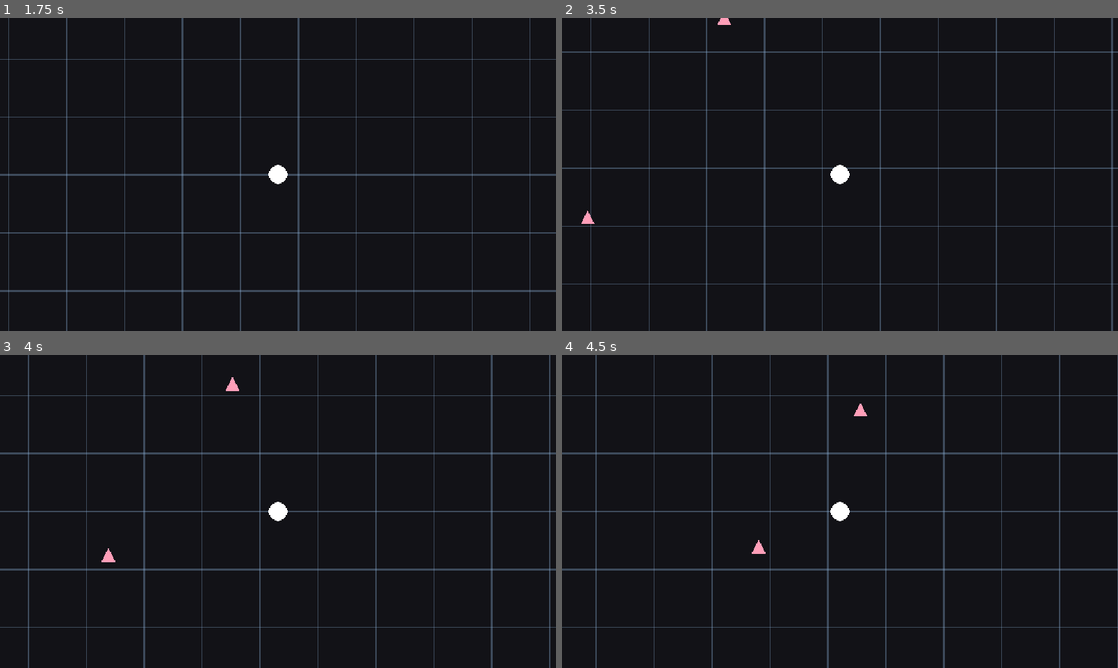
Above: before the commit, frames 1-4 (two rows, left to right).
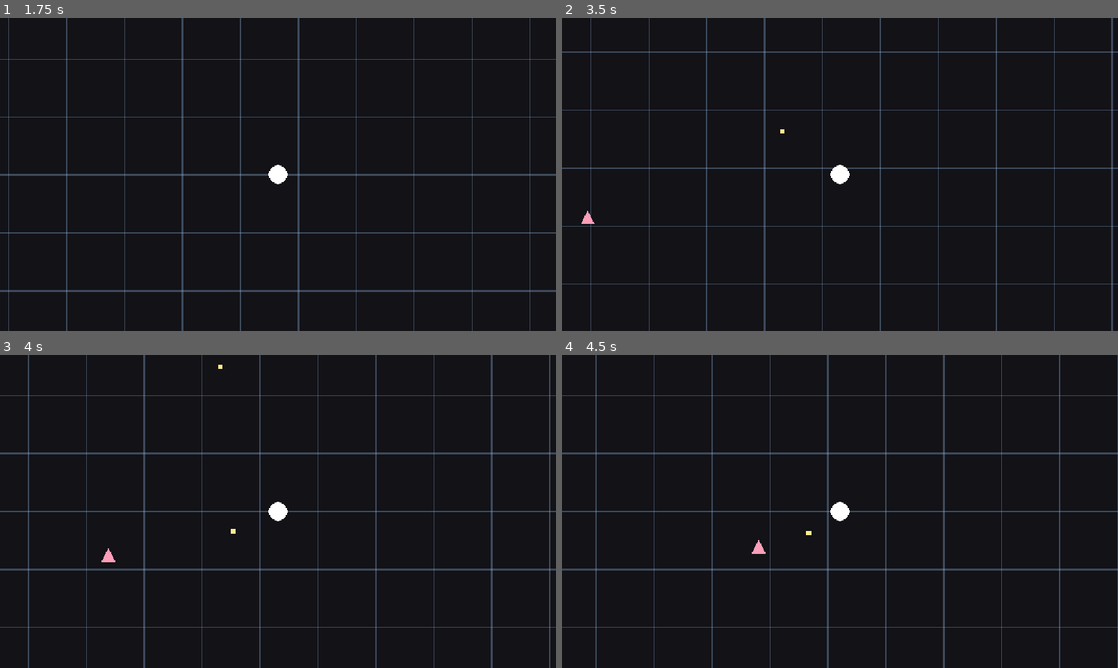
Above: after the commit, the same moments.

Repository: it-for-survivor/shape-survivor-for-hands-on
Game: Godot game, scene res://scenes/Main.tscn
Same seed, same stepped clock (60 frames per second), same inputs: the game is played once before the commit and once after it.
Inputs:
- Up to frame 1 (1.75 s): tap Enter at 0.5 s; hold D (move_right) 0.53-1.28 s; tap Space at 1.25 s; hold S (move_down) from 1.28 s (still down)
- Up to frame 2 (3.5 s): release S (move_down) at 2.03 s; hold D (move_right) 2.03-2.78 s; tap Enter at 2.75 s; hold W (move_up) from 2.78 s (still down)
- Up to frame 3 (4 s): release W (move_up) at 3.53 s; hold A (move_left) from 3.53 s (still down)
- Up to frame 4 (4.5 s): keep holding A (move_left)

Frame 1 is identical in both runs. In frame 2, less than 0.1% of the frame differs, in the area x 28-40%, y 0-37%; in frame 3, less than 0.1%, in the area x 39-43%, y 3-58%; in frame 4, less than 0.1%.

Commit message:
add chapter-07

Diff:
--- /dev/null
+++ b/hands-on/shape-survivor/scenes/Bullet.tscn
@@ -0,0 +1,14 @@
+[gd_scene format=3 uid="uid://bd3mjk5l5wtlq"]
+
+[ext_resource type="Script" uid="uid://dl11uut2gr336" path="res://scripts/Bullet.gd" id="1_hf8mt"]
+
+[sub_resource type="RectangleShape2D" id="RectangleShape2D_miwry"]
+size = Vector2(8, 8)
+
+[node name="Bullet" type="Area2D" unique_id=988969287]
+collision_layer = 0
+collision_mask = 2
+script = ExtResource("1_hf8mt")
+
+[node name="CollisionShape2D" type="CollisionShape2D" parent="." unique_id=517513391]
+shape = SubResource("RectangleShape2D_miwry")
--- a/hands-on/shape-survivor/scenes/Player.tscn
+++ b/hands-on/shape-survivor/scenes/Player.tscn
@@ -1,6 +1,8 @@
 [gd_scene format=3 uid="uid://b88y381luwmjd"]
 
 [ext_resource type="Script" uid="uid://s4xik3u7u3a8" path="res://scripts/Player.gd" id="1_p0vlq"]
+[ext_resource type="Script" uid="uid://7rx2xehdccbf" path="res://scripts/Weapon.gd" id="2_3li8b"]
+[ext_resource type="PackedScene" uid="uid://bd3mjk5l5wtlq" path="res://scenes/Bullet.tscn" id="3_mdl7e"]
 
 [sub_resource type="CircleShape2D" id="CircleShape2D_miwry"]
 radius = 16.0
@@ -17,3 +19,7 @@
 limit_top = 0
 limit_right = 2000
 limit_bottom = 2000
+
+[node name="Weapon" type="Node2D" parent="." unique_id=2083552089]
+script = ExtResource("2_3li8b")
+bullet_scene = ExtResource("3_mdl7e")
--- /dev/null
+++ b/hands-on/shape-survivor/scripts/Bullet.gd
@@ -0,0 +1,24 @@
+extends Area2D
+
+@export var speed: float = 420.0
+@export var lifetime: float = 1.5
+
+var direction: Vector2 = Vector2.RIGHT
+
+func _ready() -> void:
+	body_entered.connect(_on_body_entered)
+	await get_tree().create_timer(lifetime).timeout
+	queue_free()
+
+func _draw() -> void:
+	draw_rect(Rect2(-4, -4, 8, 8), Color(1.0, 0.92, 0.55))
+
+func _physics_process(delta: float) -> void:
+	position += direction * speed * delta
+
+func _on_body_entered(body: Node2D) -> void:
+	# 弾はプレイヤーの位置で生成されるため、発射直後にプレイヤー自身と重なって
+	# 判定してしまう。敵以外に当たっても消えないようにする。
+	if body.is_in_group("enemy") and body.has_method("take_damage"):
+		body.take_damage(1)
+		call_deferred("queue_free")
--- a/hands-on/shape-survivor/scripts/Enemy.gd
+++ b/hands-on/shape-survivor/scripts/Enemy.gd
@@ -1,13 +1,21 @@
 extends CharacterBody2D
 
 @export var speed: float = 90.0
+@export var max_health: int = 2
 
 var _target: Node2D
+var health: int
 
 func _ready() -> void:
 	add_to_group("enemy")
+	health = max_health
 	_target = get_tree().get_first_node_in_group("player")
 	$Hitbox.body_entered.connect(_on_hitbox_body_entered)
+
+func take_damage(amount: int) -> void:
+	health -= amount
+	if health <= 0:
+		call_deferred("queue_free")
 
 func _on_hitbox_body_entered(body: Node2D) -> void:
 	if body.is_in_group("player") and body.has_method("take_damage"):
--- /dev/null
+++ b/hands-on/shape-survivor/scripts/Weapon.gd
@@ -0,0 +1,39 @@
+extends Node2D
+
+@export var fire_interval: float = 0.6:
+	set(value):
+		fire_interval = value
+		if _timer:
+			_timer.wait_time = value
+@export var bullet_scene: PackedScene
+
+@onready var _owner_node: Node2D = get_parent() as Node2D
+
+var _timer: Timer
+
+func _ready() -> void:
+	_timer = Timer.new()
+	_timer.wait_time = fire_interval
+	_timer.autostart = true
+	_timer.timeout.connect(_on_timeout)
+	add_child(_timer)
+
+func _on_timeout() -> void:
+	var target := _find_nearest_enemy()
+	if target == null or not bullet_scene:
+		return
+	var bullet := bullet_scene.instantiate()
+	bullet.global_position = _owner_node.global_position
+	bullet.direction = (target.global_position - _owner_node.global_position).normalized()
+	get_tree().current_scene.add_child(bullet)
+
+func _find_nearest_enemy() -> Node2D:
+	var enemies := get_tree().get_nodes_in_group("enemy")
+	var nearest: Node2D = null
+	var nearest_dist := INF
+	for e in enemies:
+		var d := _owner_node.global_position.distance_squared_to(e.global_position)
+		if d < nearest_dist:
+			nearest_dist = d
+			nearest = e
+	return nearest
Not shown, added: hands-on/shape-survivor/scripts/Bullet.gd.uid
Not shown, added: hands-on/shape-survivor/scripts/Weapon.gd.uid
